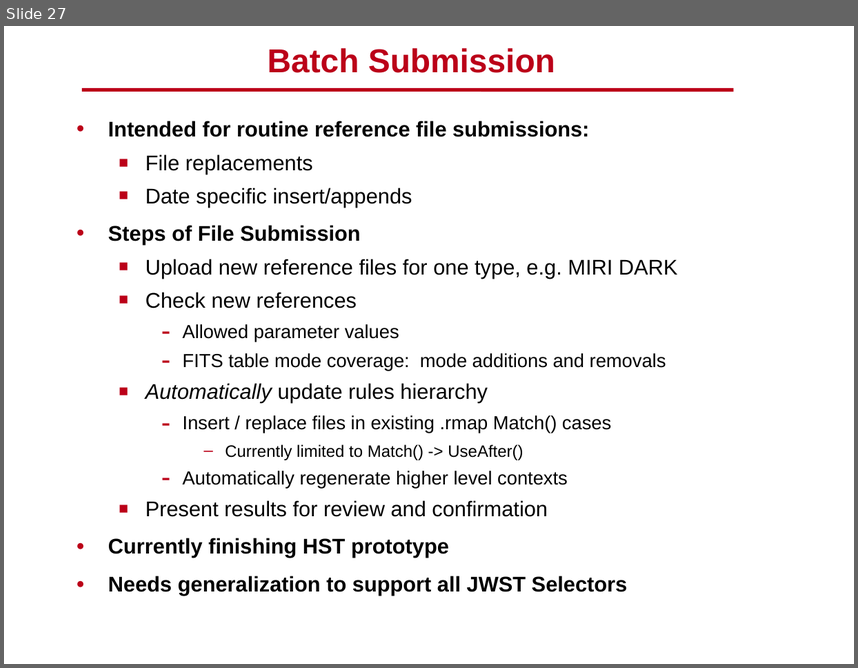
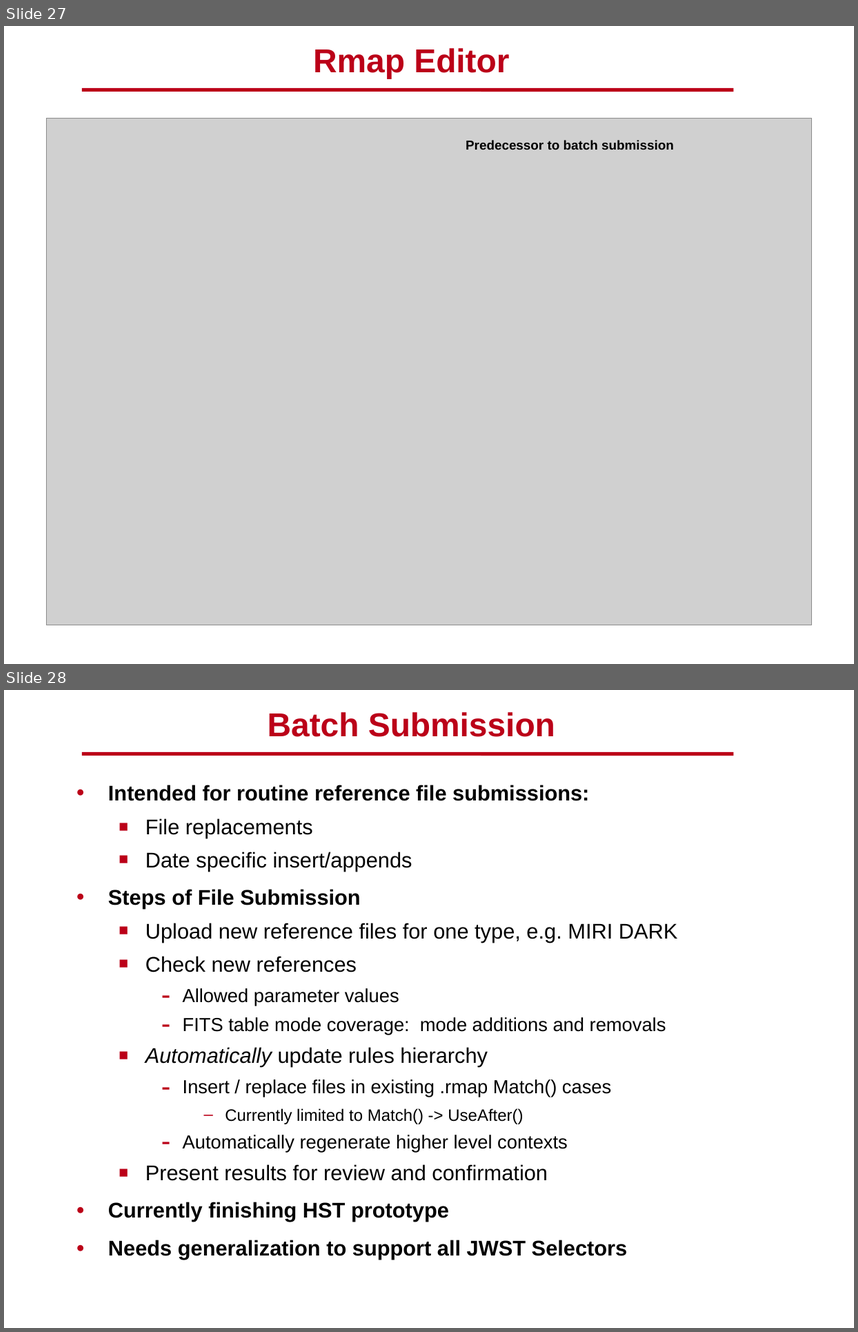
Before and after one commit to spacetelescope/crds, a slide deck: docs/DMS_SDR2_09_CRDS_final.pptx. Shown one above the other, each under a label of ours: slide 27 before the commit, slides 27 and 28 after it. The pictures are 858x668 and 858x1332 pixels, drawn with LibreOffice and Linux fonts; fonts in the diff are those of the drawing; grey boxes stand for pictures; background and template pictures are left out. Boxes give left, top, right and bottom in pixels: in the first picture for what was removed or moved away, otherwise in the second. Text is boxed around its words. In the diff, an @@ line names an element or a change of style, - is before the commit and + after.

```diff
--- a/docs/DMS_SDR2_09_CRDS_final.pptx
+++ b/docs/DMS_SDR2_09_CRDS_final.pptx
@@ slide 27 added at (4, 26, 854, 664), background #FFFFFF; not listed: 1 template element that a slide beside it also shows @@
@@ title added at (313, 48, 509, 78), 28 pt, text #BB0018, bold @@
+Rmap Editor
@@ picture added at (47, 118, 811, 624) @@
@@ text added at (466, 140, 674, 150), 11 pt, text #000000, bold @@
+Predecessor to batch submission
@@ what was slide 27 is now slide 28 @@
```
Also in this commit, not shown: 11 slides changed, 5 other slides added, 5 slides removed.
